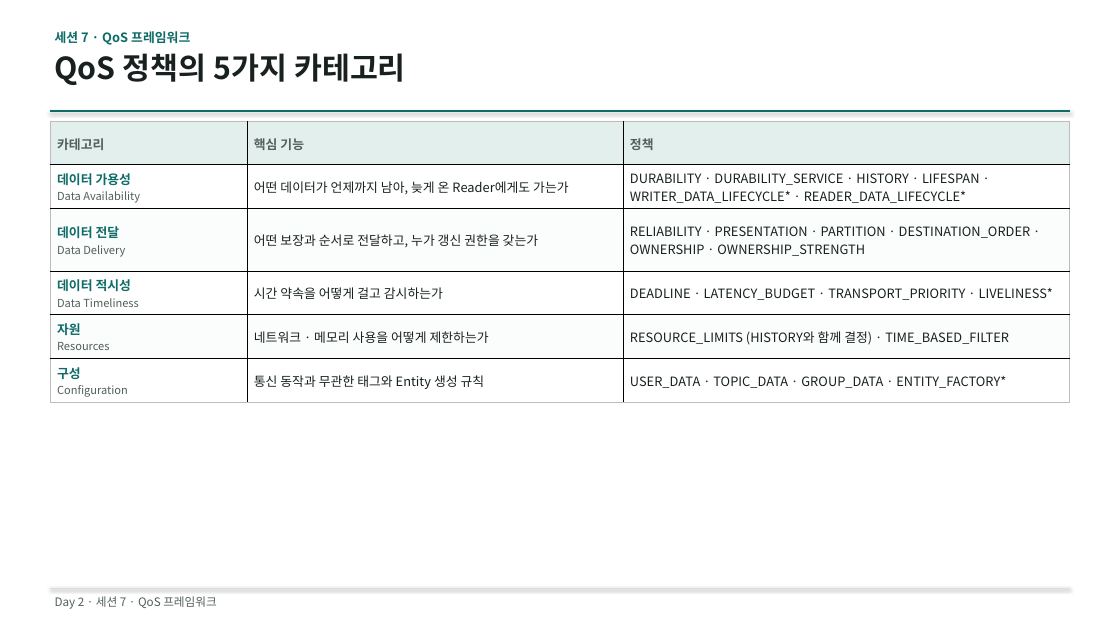
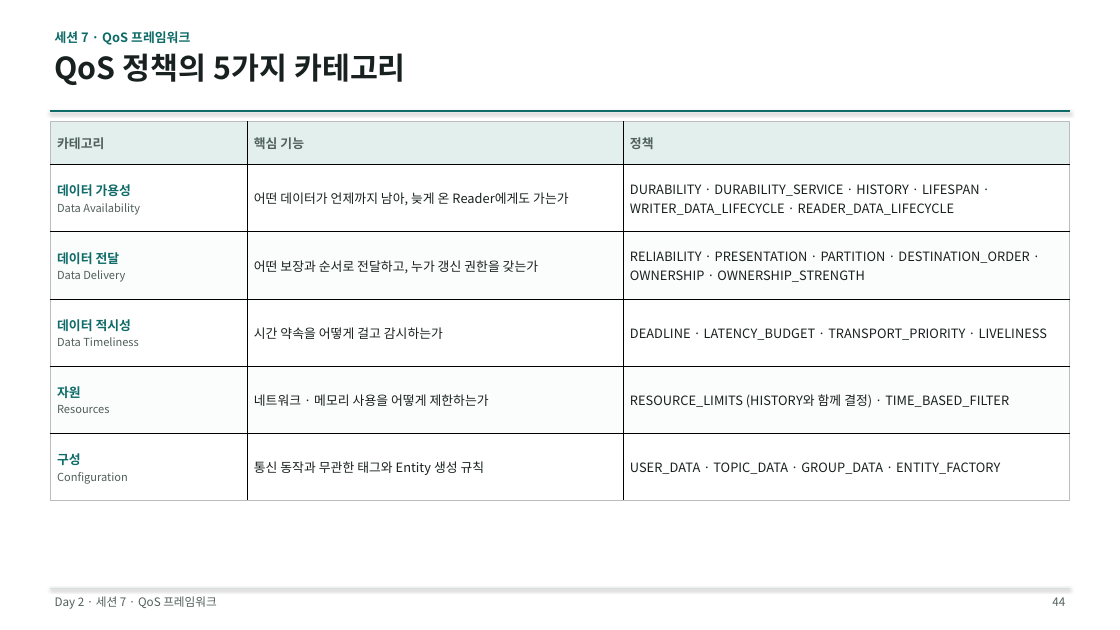
Before and after one commit to IntellectusCorp/int2DDS-lecture, a slide deck: slide 44 of int2dds-lecture.pptx. Drawn at 1120x630 pixels with LibreOffice and Linux fonts; fonts in the diff are those of the drawing. Boxes give left, top, right and bottom in pixels: in the first picture for what was removed or moved away, otherwise in the second. Text is boxed around its words. In the diff, an @@ line names an element or a change of style, - is before the commit and + after.

```diff
--- a/int2dds-lecture.pptx
+++ b/int2dds-lecture.pptx
@@ table at (50,122,1070,501) @@
-row 2, column 3: DURABILITY · DURABILITY_SERVICE · HISTORY · LIFESPAN · WRITER_DATA_LIFECYCLE* · READER_DATA_LIFECYCLE*
+row 2, column 3: DURABILITY · DURABILITY_SERVICE · HISTORY · LIFESPAN · WRITER_DATA_LIFECYCLE · READER_DATA_LIFECYCLE
-row 4, column 3: DEADLINE · LATENCY_BUDGET · TRANSPORT_PRIORITY · LIVELINESS*
+row 4, column 3: DEADLINE · LATENCY_BUDGET · TRANSPORT_PRIORITY · LIVELINESS
-row 6, column 3: USER_DATA · TOPIC_DATA · GROUP_DATA · ENTITY_FACTORY*
+row 6, column 3: USER_DATA · TOPIC_DATA · GROUP_DATA · ENTITY_FACTORY
@@ page number added at (1052,597,1065,606), 10 pt, text #51605C @@
+44
```
Also in this commit, not shown: 52 other slides changed.
